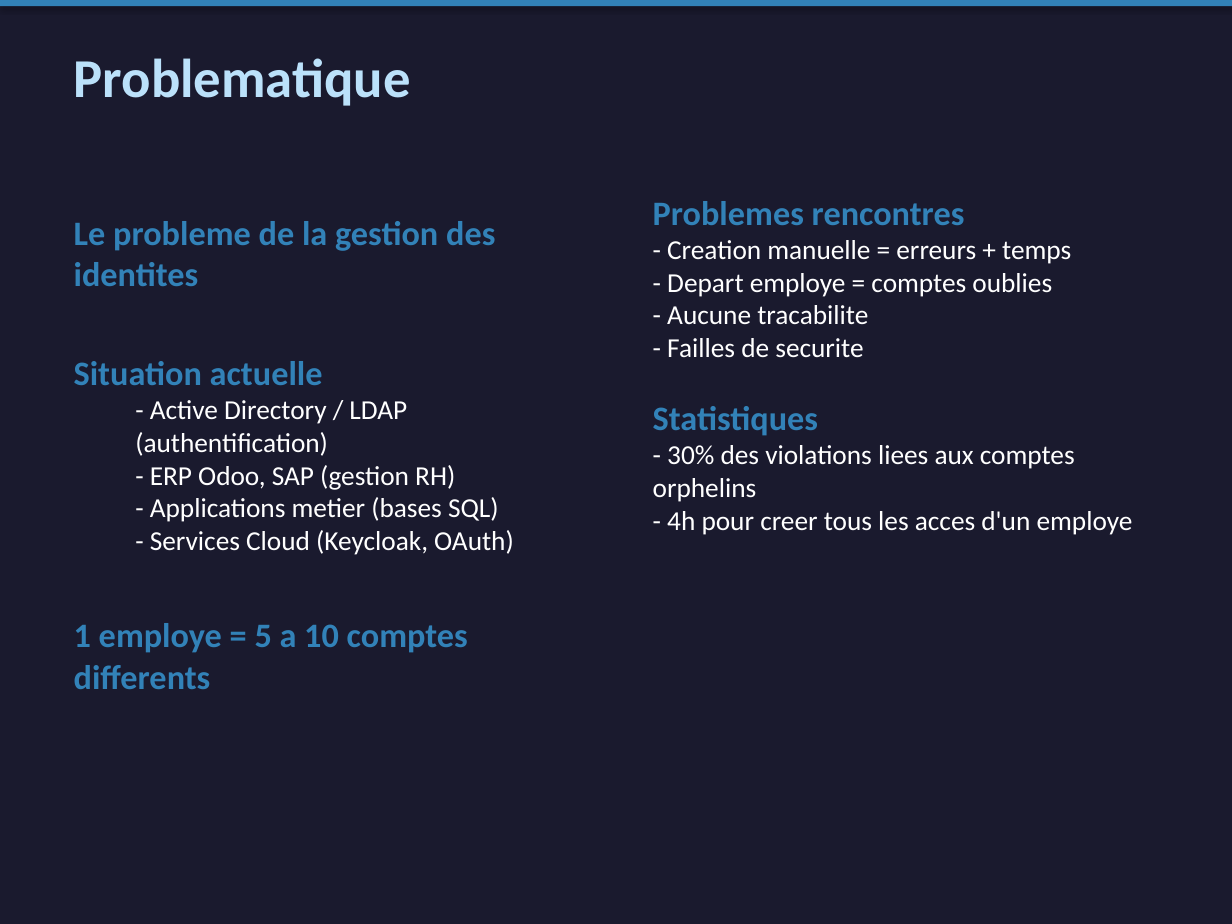
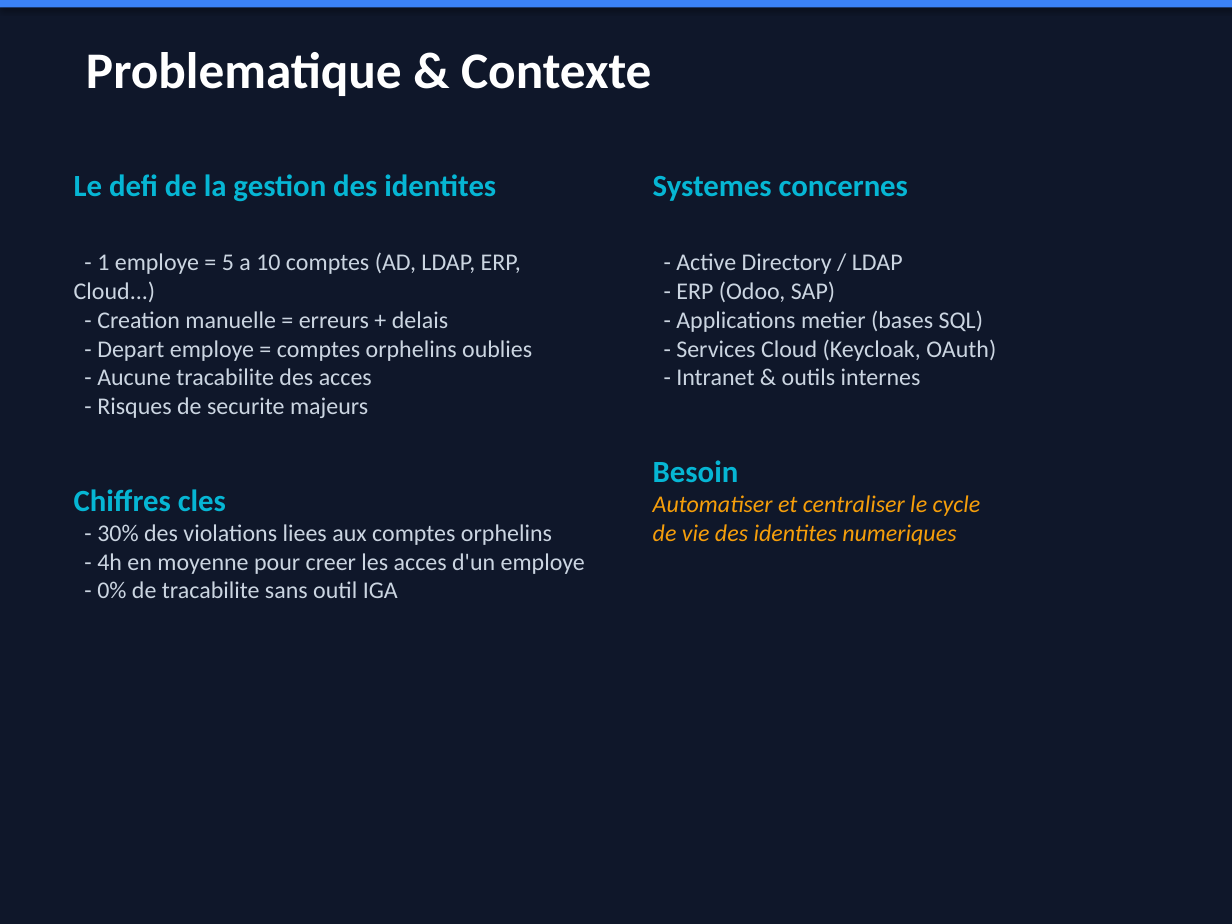
Before and after one commit to Nostradam4ik/IAM-Gateway, a slide deck: slide 3 of presentations/IAM_Gateway_UPEC.pptx (slide 2 before the commit). Drawn at 1232x924 pixels with LibreOffice and Linux fonts; fonts in the diff are those of the drawing. Boxes give left, top, right and bottom in pixels: in the first picture for what was removed or moved away, otherwise in the second. Text is boxed around its words. In the diff, an @@ line names an element or a change of style, - is before the commit and + after.

```diff
--- a/presentations/IAM_Gateway_UPEC.pptx
+++ b/presentations/IAM_Gateway_UPEC.pptx
@@ rectangle at (x1=0, y1=0, x2=1232, y2=924): fill #1A1A2E to #0F172A @@
@@ rectangle at (x1=0, y1=0, x2=1232, y2=7): fill #3282B8 to #3B82F6 @@
@@ text at (x1=86, y1=52, x2=651, y2=96): text changed; size 32 to 30 pt; text colour #BBE1FA to #FFFFFF @@
-Problematique
+Problematique & Contexte
@@ text at (x1=74, y1=174, x2=585, y2=598): text changed; size 16 to 14 pt; text colour #FFFFFF to #CBD5E1 @@
-Le probleme de la gestion des identites
-Situation actuelle
-  - Active Directory / LDAP (authentification)
-  - ERP Odoo, SAP (gestion RH)
-  - Applications metier (bases SQL)
-  - Services Cloud (Keycloak, OAuth)
-1 employe = 5 a 10 comptes differents
+Le defi de la gestion des identites
+- 1 employe = 5 a 10 comptes (AD, LDAP, ERP, Cloud...)
+- Creation manuelle = erreurs + delais
+- Depart employe = comptes orphelins oublies
+- Aucune tracabilite des acces
+- Risques de securite majeurs
+Chiffres cles
+- 30% des violations liees aux comptes orphelins
+- 4h en moyenne pour creer les acces d'un employe
+- 0% de tracabilite sans outil IGA
@@ text added at (x1=653, y1=176, x2=996, y2=545), 14 pt, text #CBD5E1 @@
+Systemes concernes
+- Active Directory / LDAP
+- ERP (Odoo, SAP)
+- Applications metier (bases SQL)
+- Services Cloud (Keycloak, OAuth)
+- Intranet & outils internes
+Besoin
+Automatiser et centraliser le cycle
+de vie des identites numeriques
@@ text removed at (x1=653, y1=201, x2=1133, y2=535) @@
-Problemes rencontres
-- Creation manuelle = erreurs + temps
-- Depart employe = comptes oublies
-- Aucune tracabilite
-- Failles de securite
-Statistiques
-- 30% des violations liees aux comptes orphelins
-- 4h pour creer tous les acces d'un employe
```
Also in this commit, not shown: 12 other slides changed, 11 slides added, 11 slides removed, 6 other files.
